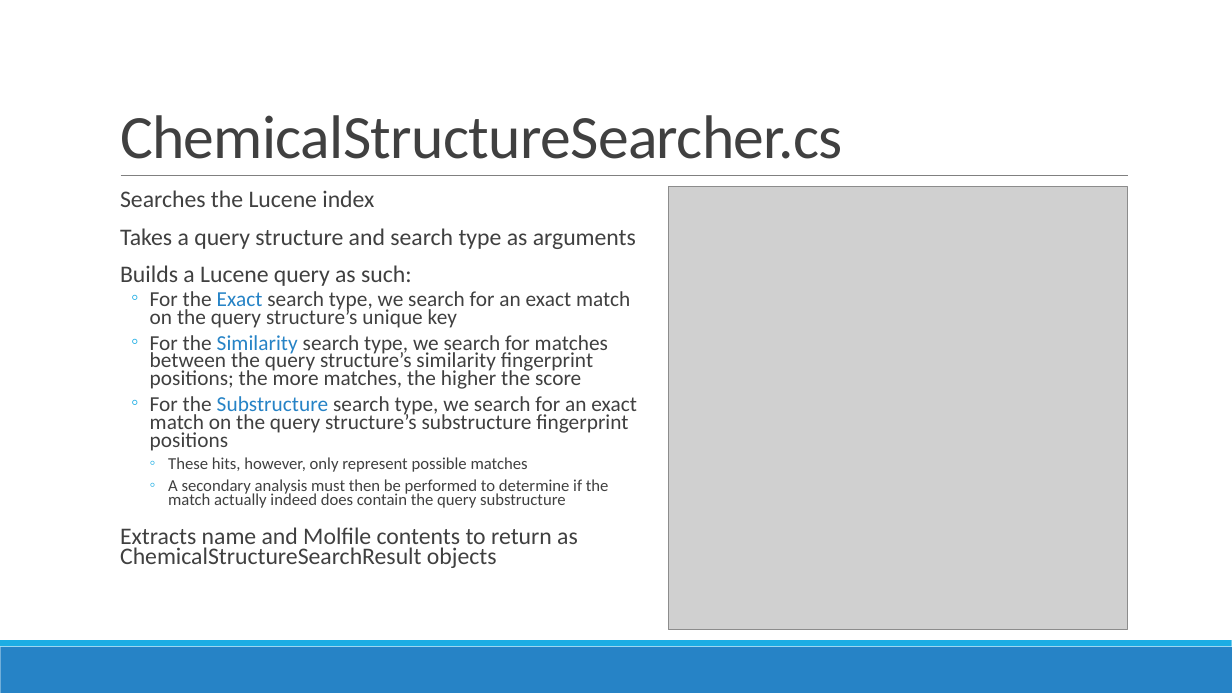
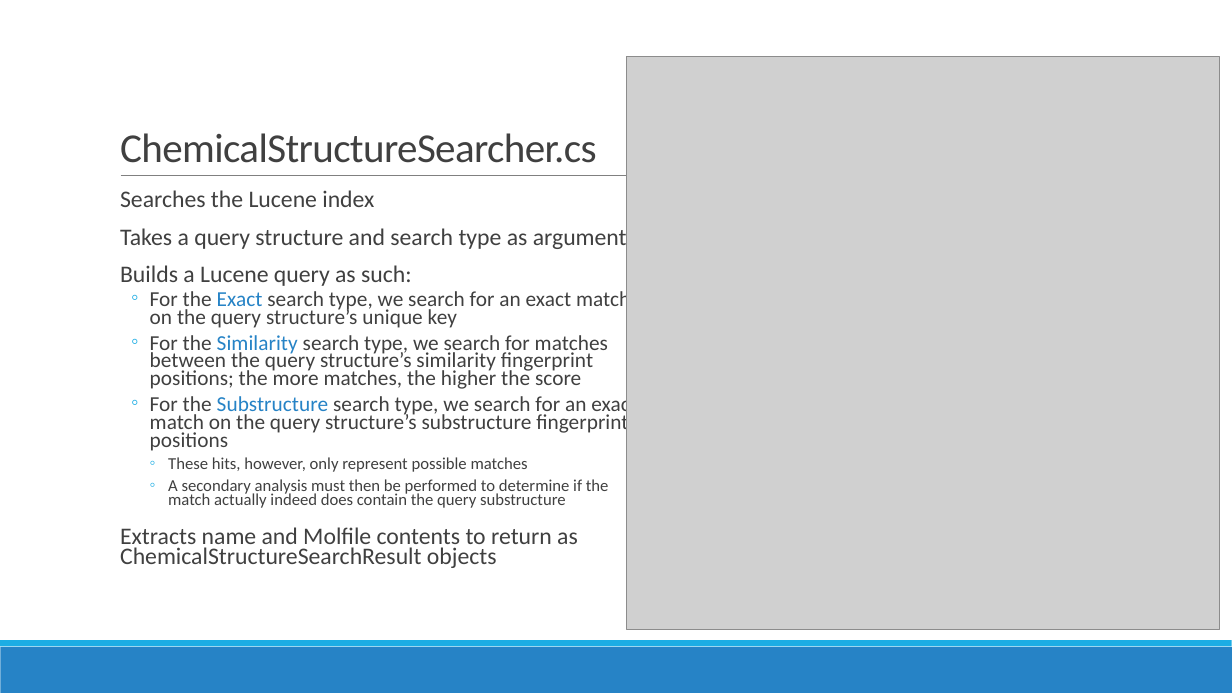
Before and after one commit to jvaneikeren/ChemicalStructureSearchingDemo, a slide deck: slide 17 of Presentation.pptx. Drawn at 1232x693 pixels with LibreOffice and Linux fonts; fonts in the diff are those of the drawing; grey boxes stand for pictures. Boxes give left, top, right and bottom in pixels: in the first picture for what was removed or moved away, otherwise in the second. Text is boxed around its words. In the diff, an @@ line names an element or a change of style, - is before the commit and + after.

```diff
--- a/Presentation.pptx
+++ b/Presentation.pptx
@@ title "ChemicalStructureSearcher.cs" at box(120, 133, 597, 163): size 48 to 32 pt @@
@@ picture: place and size @@
-picture at box(668, 187, 1128, 630)
+picture at box(627, 57, 1220, 629)
```
Also in this commit, not shown: 8 other slides changed, 7 other files.
